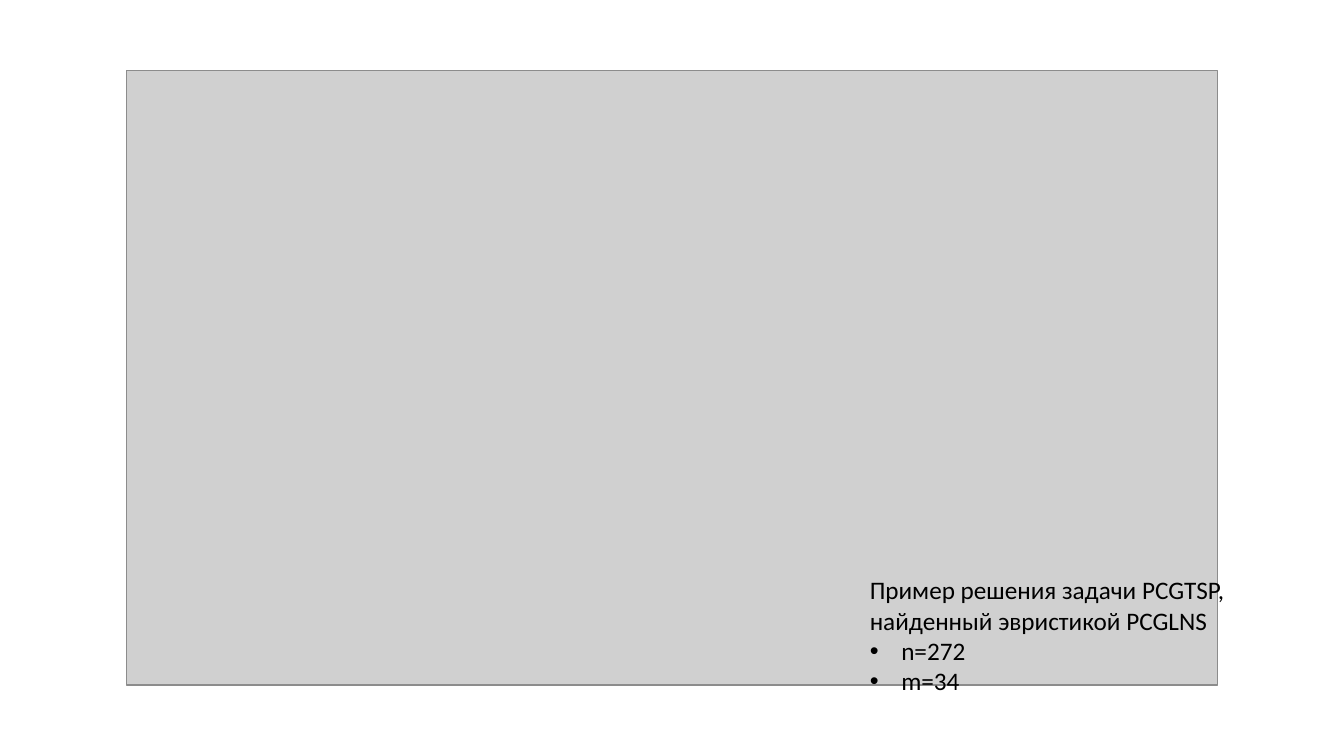
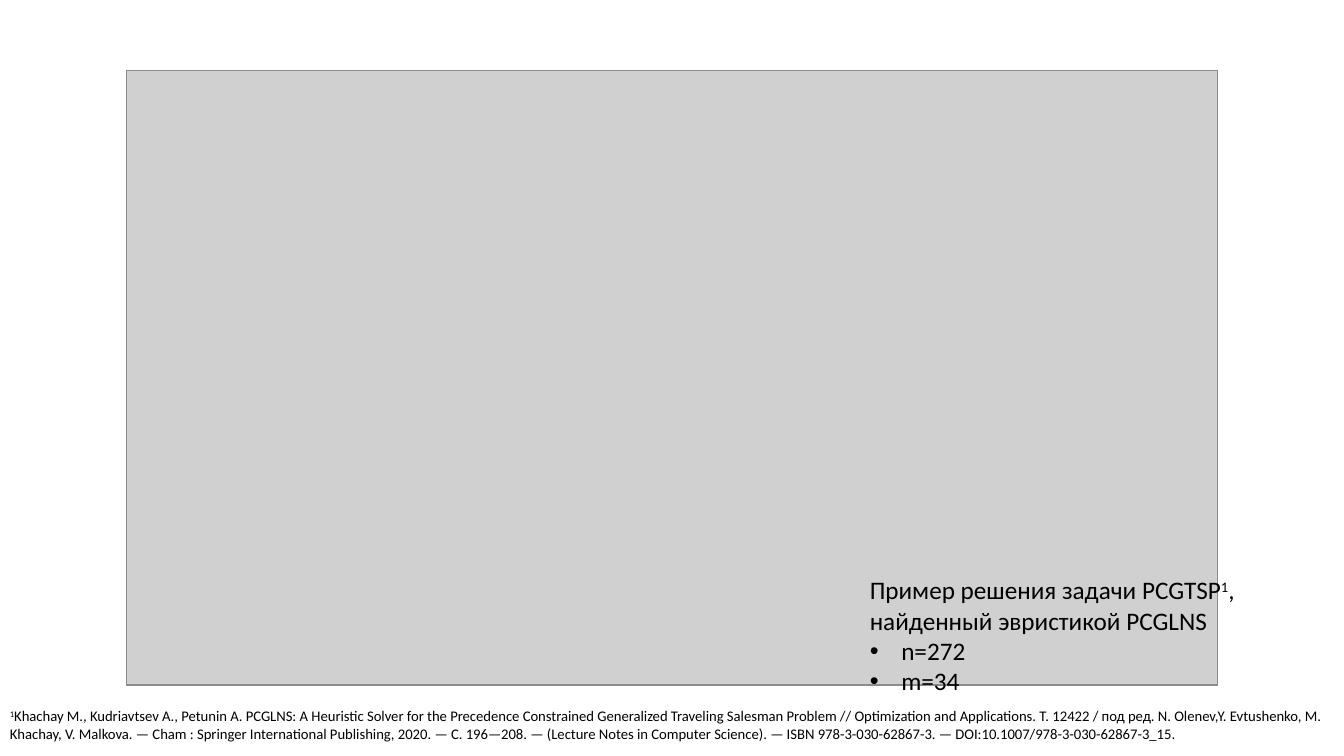
Before and after one commit to ukoloff/these, a slide deck: slide 3 of article/pcgtsp.pptx. Drawn at 1344x756 pixels with LibreOffice and Linux fonts; fonts in the diff are those of the drawing; grey boxes stand for pictures. Boxes give left, top, right and bottom in pixels: in the first picture for what was removed or moved away, otherwise in the second. Text is boxed around its words. In the diff, an @@ line names an element or a change of style, - is before the commit and + after.

```diff
--- a/article/pcgtsp.pptx
+++ b/article/pcgtsp.pptx
@@ text at bbox=[870, 583, 1136, 603]: text changed @@
-Пример решения задачи PCGTSP,
+Пример решения задачи PCGTSP1,
@@ text added at bbox=[10, 710, 1321, 742], 10.5 pt, text #000000 @@
+1Khachay M., Kudriavtsev A., Petunin A. PCGLNS: A Heuristic Solver for the Precedence Constrained Generalized Traveling Salesman Problem // Optimization and Applications. Т. 12422 / под ред. N. Olenev,Y. Evtushenko, M. Khachay, V. Malkova. — Cham : Springer International Publishing, 2020. — С. 196—208. — (Lecture Notes in Computer Science). — ISBN 978-3-030-62867-3. — DOI:10.1007/978-3-030-62867-3_15.
```
Also in this commit, not shown: 1 slide added.
